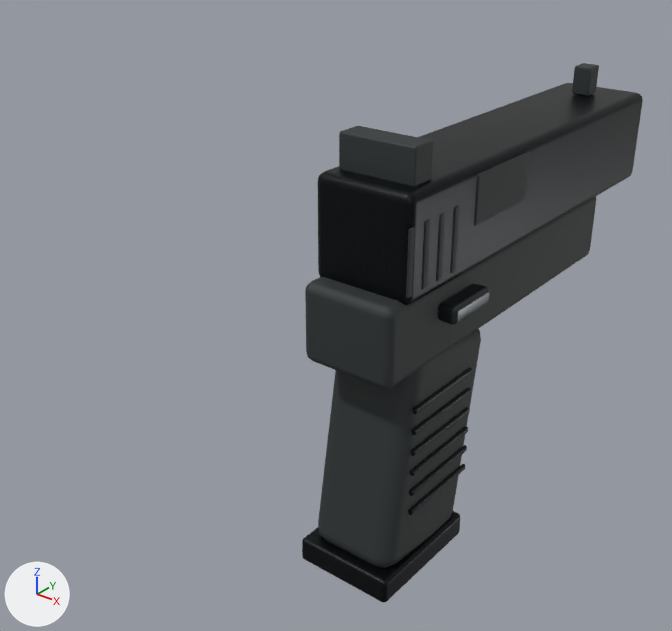
The glTF model models/csgo/elite.glb: old version first, new version second.
Both versions are drawn from a camera (50 mm lens) standing at (0.197, -0.315, 0.152) and looking at (-0.084, 0.036, -0.066). The lights are fixed; the arrows at lower left show +X, +Y and +Z. The picture after the commit comes second. Where no turn or scale is listed for an object, it has been applied to the vertices. Vertices at exactly the same position are counted once.

Names of what the first picture shows: 'weapon_Machined edges', 'weapon_Parkerized steel', 'weapon_Polymer'.
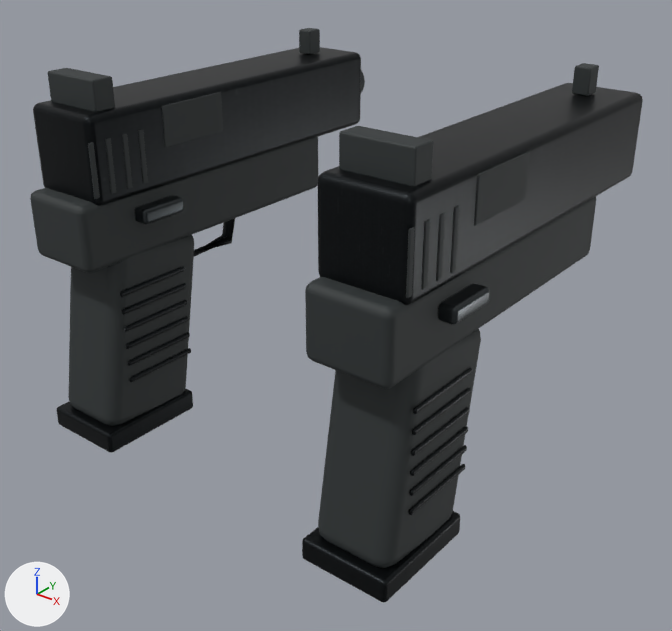
The newer file is also turned or shifted as a whole; pictures and numbers use the older file's frame.

Changed parts and their boxes [x1, y1, x2, y2] in the pictures (672 x 631 px):
'weapon_Polymer', reshaped (93% wider, 7% taller)
    before: [305, 63, 599, 568]
    after: [30, 28, 599, 568]
'weapon_Parkerized steel', reshaped (79% wider, 7% taller)
    before: [302, 83, 643, 602]
    after: [33, 47, 643, 602]
'weapon_Machined edges', reshaped
    before: [438, 284, 489, 325]
    after: [134, 70, 489, 325]
part 1 of me_cylinder, added (mostly hidden)
    after: [361, 70, 365, 93]
part 2 of me_cylinder, added
    after: [134, 195, 184, 224]
part 3 of me_cube_009, added
    after: [56, 389, 193, 453]
part 4 of me_cube_009, added
    after: [33, 47, 361, 206]
part 5 of me_cube_009, added
    after: [194, 218, 235, 256]
part 6 of me_cube_009, added
    after: [120, 266, 185, 297]
part 7 of me_cube_009, added
    after: [122, 283, 186, 315]
part 8 of me_cube_009, added
    after: [124, 300, 187, 332]
part 9 of me_cube_009, added
    after: [126, 316, 189, 349]
part 10 of me_cube_009, added
    after: [127, 332, 190, 366]
part 11 of me_cube_009, added
    after: [129, 348, 191, 382]
part 12 of me_cylinder_001, added
    after: [162, 92, 223, 147]
part 13 of me_cylinder_001, added
    after: [299, 28, 320, 54]
part 14 of me_cylinder_001, added
    after: [30, 137, 318, 273]
part 15 of me_cylinder_001, added
    after: [47, 68, 115, 111]
part 16 of me_cylinder_001, added
    after: [138, 130, 148, 184]
part 17 of me_cylinder_001, added
    after: [122, 134, 132, 189]
part 18 of me_cylinder_001, added
    after: [105, 138, 116, 194]
part 19 of me_cylinder_001, added
    after: [88, 142, 100, 199]
part 20 of me_cylinder_001, added
    after: [68, 235, 194, 426]

Edits to the bpy script that builds the scene:
```text
Change me_cylinder:
    remove me_cylinder.from_pydata(...)  # 240 vertices, 472 faces; spans x -0.012..0.031, y -0.193..0.013, z -0.035..0.012
    add me_cylinder.from_pydata(...)  # 480 vertices, 944 faces; spans x -0.192..0.031, y -0.193..0.013, z -0.035..0.012
    me_cylinder part 1: the loose piece of 144 vertices spanning x -0.012..0.012, y -0.013..0.013, z -0.012..0.012 is copied, and the copy is moved by (-0.18, 0.0, 0.0); it spans x -0.192..-0.168, y -0.013..0.013, z -0.012..0.012
    me_cylinder part 2: the loose piece of 96 vertices spanning x 0.022..0.031, y -0.193..-0.166, z -0.035..-0.027 is copied, and the copy is moved by (-0.18, 0.0, 0.0); it spans x -0.159..-0.15, y -0.193..-0.166, z -0.035..-0.027
Change me_cube_009:
    remove me_cube_009.from_pydata(...)  # 792 vertices, 1540 faces; spans x -0.045..0.001, y -0.041..0.18, z -0.087..0.093
    add me_cube_009.from_pydata(...)  # 1492 vertices, 2896 faces; spans x -0.226..0.001, y -0.041..0.18, z -0.087..0.093
    me_cube_009 part 3: the loose piece of 96 vertices spanning x -0.045..0.001, y -0.041..0.021, z -0.087..-0.075 is copied, and the copy is moved by (-0.18, 0.0, 0.0); it spans x -0.226..-0.179, y -0.041..0.021, z -0.087..-0.075
    me_cube_009 part 4: the loose piece of 96 vertices spanning x -0.045..0.001, y -0.03..0.18, z 0.047..0.093 is copied, and the copy is moved by (-0.18, 0.0, 0.0); it spans x -0.225..-0.18, y -0.03..0.18, z 0.047..0.093
    me_cube_009 part 5: the loose piece of 24 vertices spanning x -0.043..-0.035, y 0.012..0.105, z -0.018..0.025 is copied, and the copy is moved by (-0.18, 0.0, 0.0); it spans x -0.223..-0.215, y 0.012..0.105, z -0.018..0.025
    me_cube_009 part 6: a new loose piece of 84 vertices spanning x -0.181..-0.179, y -0.022..0.022, z -0.002..0.002, in mat_parkerized_steel (picture img_parkerized_steel_finish)
    me_cube_009 part 7: a new loose piece of 80 vertices spanning x -0.181..-0.179, y -0.022..0.022, z -0.011..-0.008, in mat_parkerized_steel (picture img_parkerized_steel_finish)
    me_cube_009 part 8: a new loose piece of 80 vertices spanning x -0.181..-0.179, y -0.022..0.022, z -0.021..-0.018, in mat_parkerized_steel (picture img_parkerized_steel_finish)
    me_cube_009 part 9: a new loose piece of 80 vertices spanning x -0.181..-0.179, y -0.022..0.022, z -0.032..-0.029, in mat_parkerized_steel (picture img_parkerized_steel_finish)
    me_cube_009 part 10: a new loose piece of 80 vertices spanning x -0.181..-0.179, y -0.022..0.022, z -0.041..-0.038, in mat_parkerized_steel (picture img_parkerized_steel_finish)
    me_cube_009 part 11: a new loose piece of 80 vertices spanning x -0.181..-0.179, y -0.022..0.022, z -0.051..-0.048, in mat_parkerized_steel (picture img_parkerized_steel_finish)
Change me_cylinder_001:
    remove me_cylinder_001.from_pydata(...)  # 904 vertices, 1768 faces; spans x -0.022..0.023, y -0.237..0.001, z -0.155..0.037
    add me_cylinder_001.from_pydata(...)  # 1808 vertices, 3536 faces; spans x -0.202..0.023, y -0.237..0.001, z -0.155..0.037
    me_cylinder_001 part 12: the loose piece of 80 vertices spanning x 0.023, y -0.184..-0.142, z -0.002..0.019 is copied, and the copy is moved by (-0.18, 0.0, 0.0); it spans x -0.157, y -0.184..-0.142, z -0.002..0.019
    me_cylinder_001 part 13: the loose piece of 96 vertices spanning x -0.004..0.004, y -0.048..-0.038, z 0.023..0.037 is copied, and the copy is moved by (-0.18, 0.0, 0.0); it spans x -0.185..-0.176, y -0.048..-0.038, z 0.023..0.037
    me_cylinder_001 part 14: the loose piece of 96 vertices spanning x -0.022..0.022, y -0.237..-0.059, z -0.055..-0.02 is copied, and the copy is moved by (-0.18, 0.0, 0.0); it spans x -0.202..-0.159, y -0.237..-0.059, z -0.055..-0.02
    me_cylinder_001 part 15: the loose piece of 96 vertices spanning x -0.018..0.018, y -0.219..-0.207, z 0.021..0.037 is copied, and the copy is moved by (-0.18, 0.0, 0.0); it spans x -0.198..-0.163, y -0.219..-0.207, z 0.021..0.037
    me_cylinder_001 part 16: the loose piece of 80 vertices spanning x 0.023, y -0.2..-0.197, z -0.017..0.01 is copied, and the copy is moved by (-0.18, 0.0, 0.0); it spans x -0.157, y -0.2..-0.197, z -0.017..0.01
    me_cylinder_001 part 17: the loose piece of 80 vertices spanning x 0.023, y -0.21..-0.207, z -0.017..0.01 is copied, and the copy is moved by (-0.18, 0.0, 0.0); it spans x -0.157, y -0.21..-0.207, z -0.017..0.01
    me_cylinder_001 part 18: the loose piece of 80 vertices spanning x 0.023, y -0.22..-0.217, z -0.017..0.01 is copied, and the copy is moved by (-0.18, 0.0, 0.0); it spans x -0.157, y -0.22..-0.217, z -0.017..0.01
    me_cylinder_001 part 19: the loose piece of 80 vertices spanning x 0.023, y -0.23..-0.227, z -0.017..0.01 is copied, and the copy is moved by (-0.18, 0.0, 0.0); it spans x -0.157, y -0.23..-0.227, z -0.017..0.01
    me_cylinder_001 part 20: the loose piece of 96 vertices spanning x -0.021..0.021, y -0.234..-0.162, z -0.155..-0.045 is copied, and the copy is moved by (-0.18, 0.0, 0.0); it spans x -0.201..-0.159, y -0.234..-0.162, z -0.155..-0.045
    other edits to the shape of me_cylinder_001 do not show in these pictures
```
